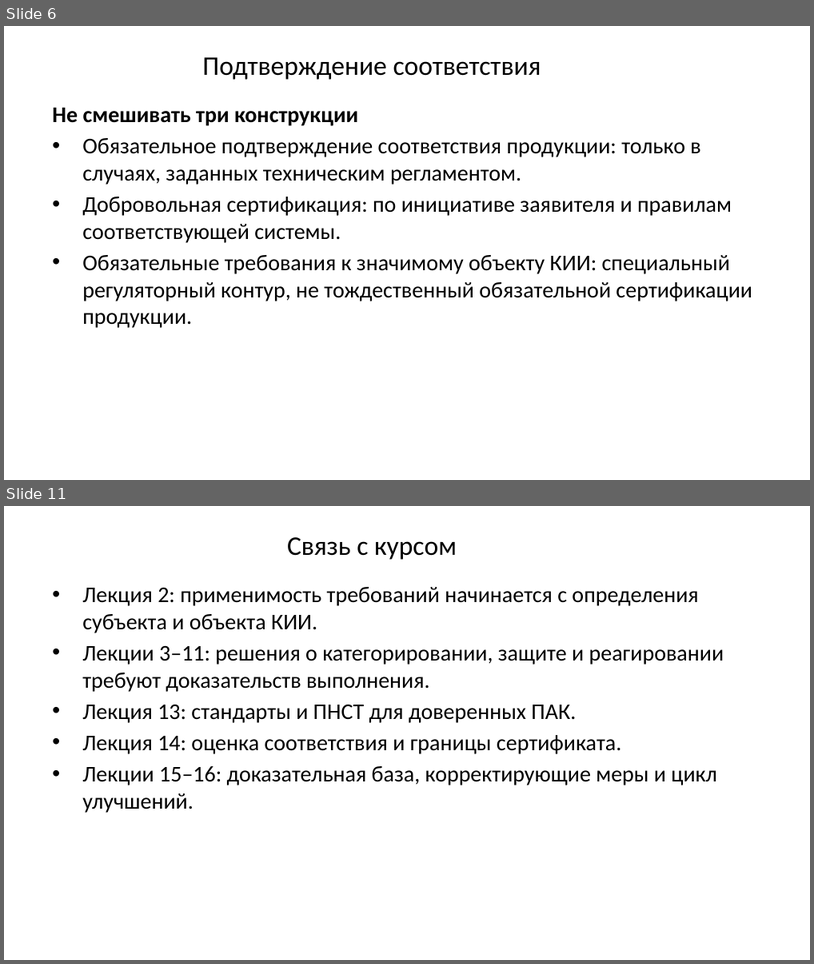
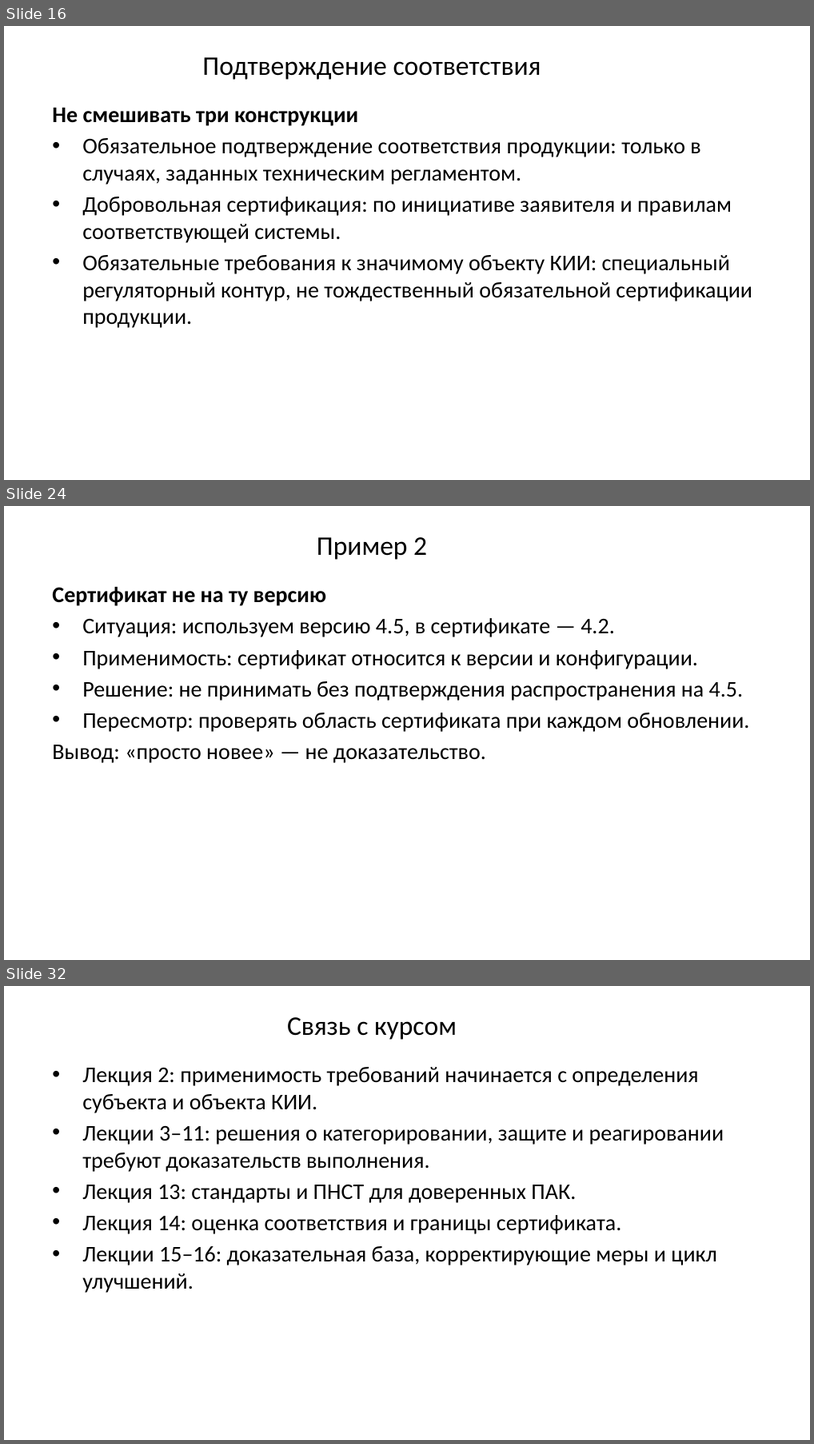
Before and after one commit to arasskazov/IFTIS-KII-2026, a slide deck: Lec_1_Модуль 1_1_Слайд-конспект.pptx. Shown one above the other, each under a label of ours: slides 6 and 11 before the commit, slides 16, 24 and 32 after it; the slides between them are not shown. The pictures are 814x964 and 814x1444 pixels, drawn with LibreOffice and Linux fonts; fonts in the diff are those of the drawing; background and template pictures are left out. Boxes give left, top, right and bottom in pixels: in the first picture for what was removed or moved away, otherwise in the second. Text is boxed around its words. In the diff, an @@ line names an element or a change of style, - is before the commit and + after.

```diff
--- a/Lec_1_Модуль 1_1_Слайд-конспект.pptx
+++ b/Lec_1_Модуль 1_1_Слайд-конспект.pptx
@@ slide 24 added at (x1=4, y1=506, x2=810, y2=960), background #FFFFFF @@
@@ title added at (x1=317, y1=537, x2=427, y2=560), 24 pt, text #000000 @@
+Пример 2
@@ text added at (x1=52, y1=587, x2=750, y2=763), 20 pt, text #000000 @@
+Сертификат не на ту версию
+• Ситуация: используем версию 4.5, в сертификате — 4.2.
+• Применимость: сертификат относится к версии и конфигурации.
+• Решение: не принимать без подтверждения распространения на 4.5.
+• Пересмотр: проверять область сертификата при каждом обновлении.
+Вывод: «просто новее» — не доказательство.
@@ what was slide 6 is now slide 16 @@
@@ what was slide 11 is now slide 32 @@
```
Also in this commit, not shown: 7 slides changed, 22 other slides added, 2 slides removed.
